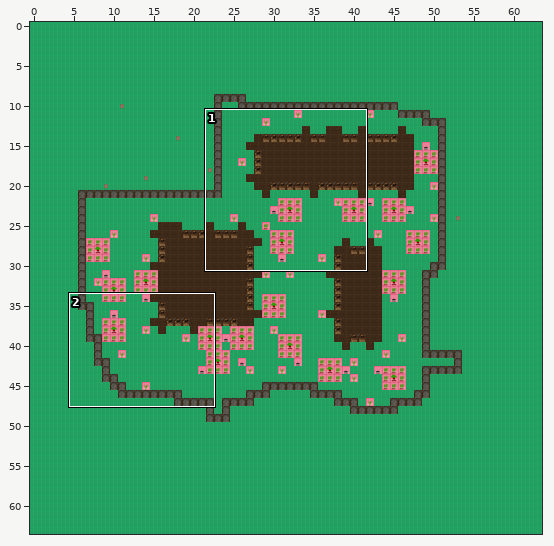
One commit to this Tiled map: assets/tiled/mapFarm2.tmx. The picture above shows the old version from afar; the outline marks the close-up.
Close-up. Old version:
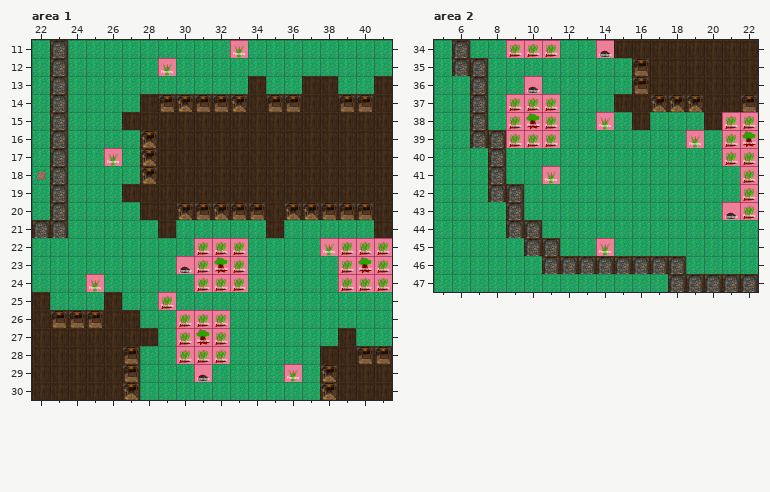
Cells are 64x64 px. Shown: area 1 x 22..41, y 11..30; area 2 x 5..22, y 34..47. The commit also changed other parts of the map, which this record leaves out.
And afterwards:
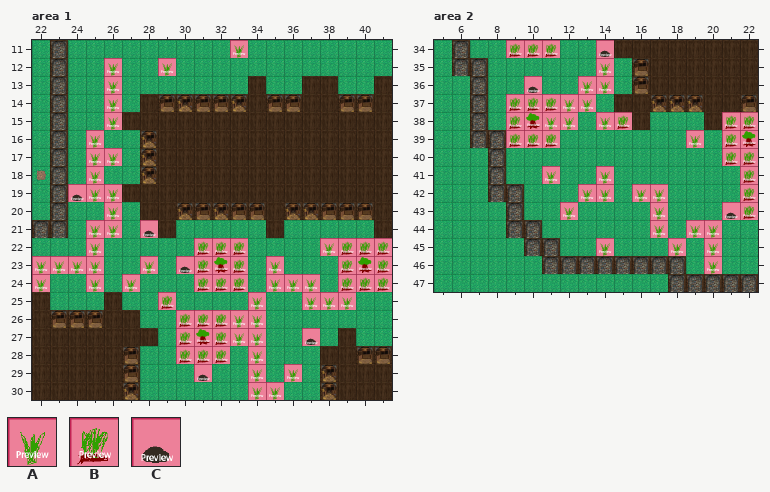
Key: from "tileset": A 18, B 26, C 42.
_ is an empty cell.
What changed:
{"where": "layer \"walls\", area 1"}
{"y":12,"x":26,"old":"_","new":"A"}
{"y":13,"x":26,"old":"_","new":"A"}
{"y":14,"x":26,"old":"_","new":"A"}
{"y":15,"x":26,"old":"_","new":"A"}
{"y":16,"x":25,"old":"_","new":"A"}
{"y":17,"x":25,"old":"_","new":"A"}
{"y":18,"x":25,"old":"_","new":"A"}
{"y":19,"x":24,"old":"___","new":"CAA"}
{"y":20,"x":26,"old":"_","new":"A"}
{"y":21,"x":25,"old":"__","new":"AA"}
{"y":21,"x":28,"old":"_","new":"C"}
{"y":22,"x":25,"old":"_","new":"A"}
{"y":23,"x":22,"old":"____","new":"AAAA"}
{"y":23,"x":28,"old":"_","new":"A"}
{"y":23,"x":35,"old":"_","new":"A"}
{"y":24,"x":22,"old":"_","new":"A"}
{"y":24,"x":27,"old":"_","new":"A"}
{"y":24,"x":35,"old":"___","new":"AAA"}
{"y":25,"x":34,"old":"_","new":"A"}
{"y":25,"x":37,"old":"___","new":"AAA"}
{"y":26,"x":33,"old":"__","new":"AA"}
{"y":27,"x":33,"old":"__","new":"AA"}
{"y":27,"x":37,"old":"_","new":"C"}
{"y":28,"x":34,"old":"_","new":"A"}
{"y":29,"x":34,"old":"_","new":"A"}
{"y":30,"x":34,"old":"__","new":"AA"}
{"where": "layer \"walls\", area 2"}
{"y":35,"x":14,"old":"_","new":"A"}
{"y":36,"x":13,"old":"__","new":"AA"}
{"y":37,"x":12,"old":"__","new":"AA"}
{"y":38,"x":11,"old":"B_","new":"AA"}
{"y":38,"x":15,"old":"_","new":"B"}
{"y":41,"x":14,"old":"_","new":"A"}
{"y":42,"x":13,"old":"__","new":"AA"}
{"y":42,"x":16,"old":"__","new":"AA"}
{"y":43,"x":12,"old":"_","new":"A"}
{"y":43,"x":17,"old":"_","new":"A"}
{"y":44,"x":17,"old":"_","new":"A"}
{"y":44,"x":19,"old":"__","new":"AA"}
{"y":45,"x":18,"old":"_","new":"A"}
{"y":45,"x":20,"old":"_","new":"A"}
{"y":46,"x":20,"old":"_","new":"A"}
{"label":"added","picture_box":[32,58,122,292]}
{"label":"added","picture_box":[140,220,158,238]}
{"label":"added","picture_box":[122,256,158,292]}
{"label":"added","picture_box":[230,256,356,400]}
{"label":"changed","picture_box":[544,58,614,130]}
{"label":"added","picture_box":[614,112,632,130]}
{"label":"added","picture_box":[560,166,614,220]}
{"label":"added","picture_box":[632,184,722,274]}
